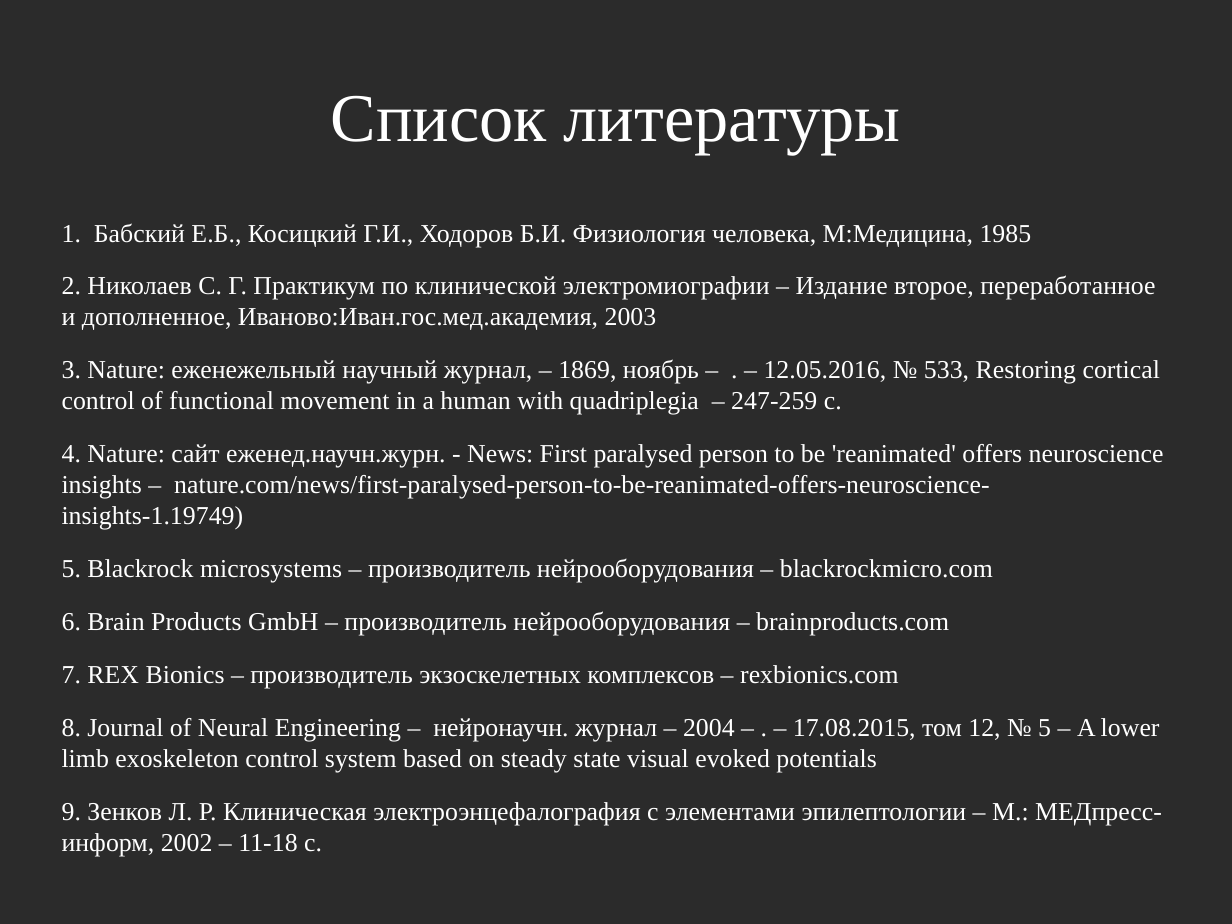
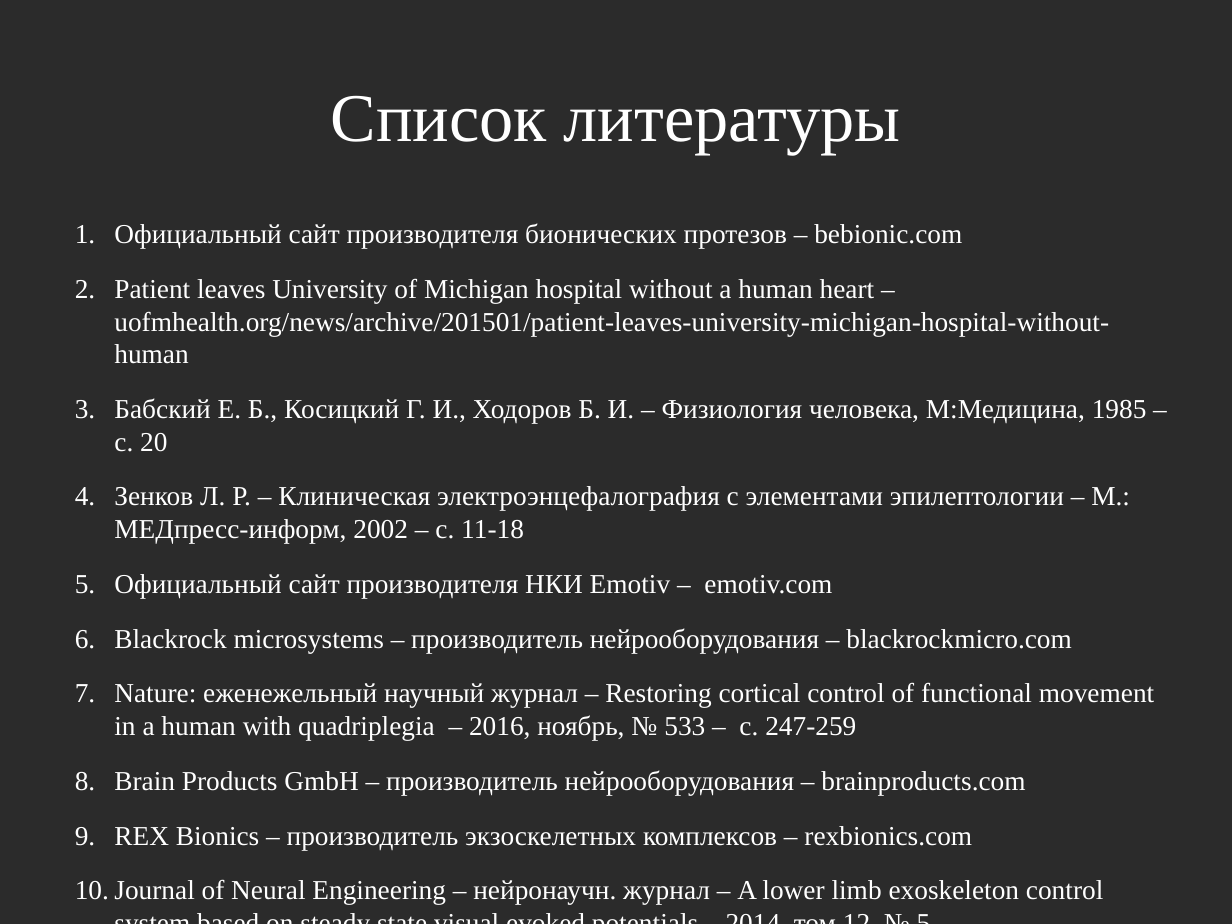
Before and after one commit to jbenua/Biomeh-BCI, a slide deck: slide 26 of pred.odp (slide 14 before the commit). Drawn at 1232x924 pixels with LibreOffice and Linux fonts; fonts in the diff are those of the drawing; background and template pictures are left out; a plain dark background stands for a picture behind light text. Boxes give left, top, right and bottom in pixels: in the first picture for what was removed or moved away, otherwise in the second. Text is boxed around its words. In the diff, an @@ line names an element or a change of style, - is before the commit and + after.

```diff
--- a/pred.odp
+++ b/pred.odp
@@ text at [114, 223, 1154, 904]: text changed; size 16.6 to 17.6 pt @@
-1. Бабский Е.Б., Косицкий Г.И., Ходоров Б.И. Физиология человека, М:Медицина, 1985
-2. Николаев С. Г. Практикум по клинической электромиографии – Издание второе, переработанное и дополненное, Иваново:Иван.гос.мед.академия, 2003
-3. Nature: еженежельный научный журнал, – 1869, ноябрь – . – 12.05.2016, № 533, Restoring cortical control of functional movement in a human with quadriplegia – 247-259 с.
-4. Nature: сайт еженед.научн.журн. - News: First paralysed person to be 'reanimated' offers neuroscience insights – nature.com/news/first-paralysed-person-to-be-reanimated-offers-neuroscience-insights-1.19749)
-5. Blackrock microsystems – производитель нейрооборудования – blackrockmicro.com
-6. Brain Products GmbH – производитель нейрооборудования – brainproducts.com
-7. REX Bionics – производитель экзоскелетных комплексов – rexbionics.com
-8. Journal of Neural Engineering – нейронаучн. журнал – 2004 – . – 17.08.2015, том 12, № 5 – A lower limb exoskeleton control system based on steady state visual evoked potentials
-9. Зенков Л. Р. Клиническая электроэнцефалография с элементами эпилептологии – М.: МЕДпресс-информ, 2002 – 11-18 с.
+1. Официальный сайт производителя бионических протезов – bebionic.com
+2. Patient leaves University of Michigan hospital without a human heart – uofmhealth.org/news/archive/201501/patient-leaves-university-michigan-hospital-without-human
+3. Бабский Е. Б., Косицкий Г. И., Ходоров Б. И. – Физиология человека, М:Медицина, 1985 – c. 20
+4. Зенков Л. Р. – Клиническая электроэнцефалография с элементами эпилептологии – М.: МЕДпресс-информ, 2002 – с. 11-18
+5. Официальный сайт производителя НКИ Emotiv – emotiv.com
+6. Blackrock microsystems – производитель нейрооборудования – blackrockmicro.com
+7. Nature: еженежельный научный журнал – Restoring cortical control of functional movement in a human with quadriplegia – 2016, ноябрь, № 533 – с. 247-259
+8. Brain Products GmbH – производитель нейрооборудования – brainproducts.com
+9. REX Bionics – производитель экзоскелетных комплексов – rexbionics.com
+10. Journal of Neural Engineering – нейронаучн. журнал – A lower limb exoskeleton control system based on steady state visual evoked potentials – 2014, том 12, № 5
```
Also in this commit, not shown: 8 other slides changed, 17 slides added, 3 slides removed, 14 other files.
